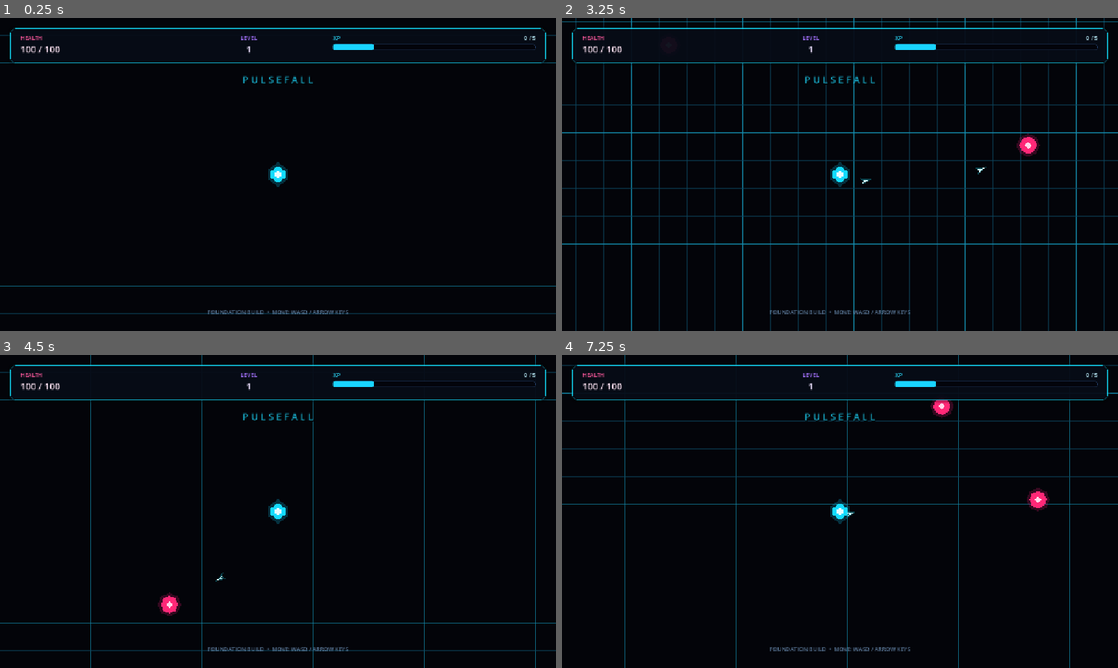
Above: before the commit, frames 1-4 (two rows, left to right).
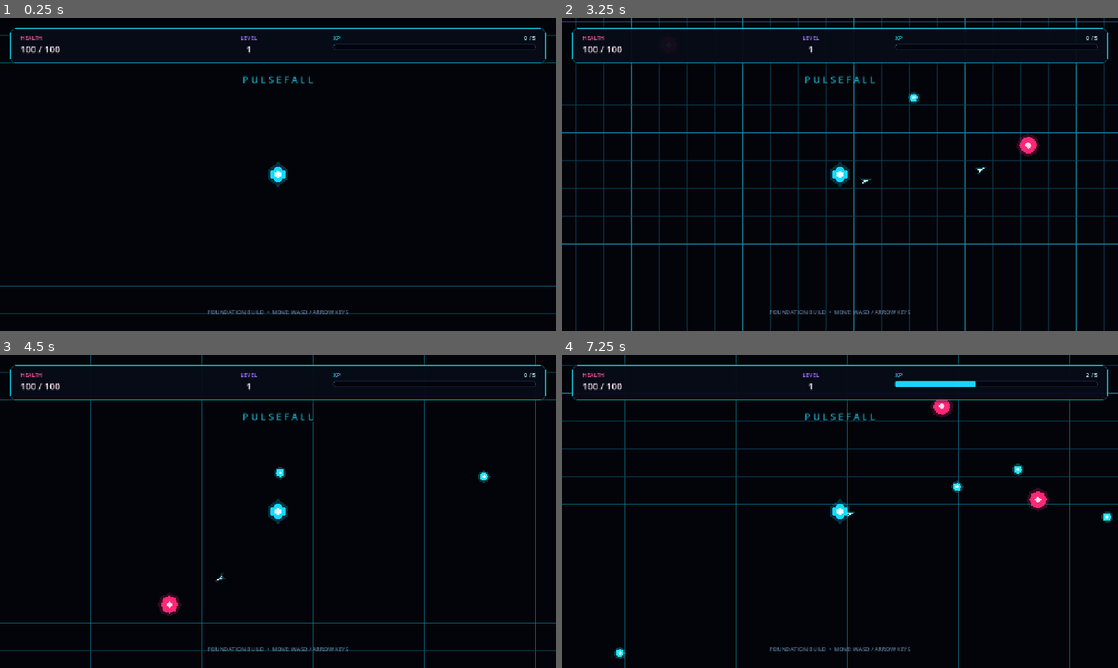
Above: after the commit, the same moments.

Repository: contrazap/Pulsefall
Game: Godot game, scene res://scenes/main.tscn
Same seed, same stepped clock (60 frames per second), same inputs: the game is played once before the commit and once after it.
Inputs:
- Up to frame 1 (0.25 s): no input
- Up to frame 2 (3.25 s): tap Enter at 0.5 s; hold D (move_right) 0.53-1.28 s; hold S (move_down) 1.28-2.03 s; hold D (move_right) 2.03-2.78 s; hold W (move_up) from 2.78 s (still down)
- Up to frame 3 (4.5 s): release W (move_up) at 3.53 s; hold A (move_left) from 3.53 s (still down)
- Up to frame 4 (7.25 s): release A (move_left) at 5.03 s; hold S (move_down) 5.03-5.78 s; hold D (move_right) 5.78-6.53 s; hold W (move_up) from 6.53 s (still down)

The runs differ from the first frame. In frame 1, 0.1% of the frame differs, in the area x 59-68%, y 8-11%; in frame 2, 0.2%; in frame 3, 0.3%; in frame 4, 0.4%, in the area x 9-99%, y 5-98%.

Commit message:
Complete F04 progression and plan F05 upgrades

Diff:
--- a/scenes/main.tscn
+++ b/scenes/main.tscn
@@ -1,10 +1,12 @@
-[gd_scene load_steps=9 format=3]
+[gd_scene load_steps=11 format=3]
 
 [ext_resource type="Script" path="res://scripts/arena_grid.gd" id="1_grid"]
 [ext_resource type="PackedScene" path="res://scenes/player.tscn" id="2_player"]
 [ext_resource type="PackedScene" path="res://scenes/enemy.tscn" id="3_enemy"]
 [ext_resource type="Script" path="res://scripts/enemy_spawner.gd" id="4_spawner"]
 [ext_resource type="Script" path="res://scripts/game_controller.gd" id="5_controller"]
+[ext_resource type="PackedScene" path="res://scenes/xp_coin.tscn" id="6_xp_coin"]
+[ext_resource type="Script" path="res://scripts/run_progression.gd" id="7_progression"]
 
 [sub_resource type="StyleBoxFlat" id="StyleBox_top_bar"]
 bg_color = Color(0.027, 0.047, 0.09, 0.92)
@@ -41,6 +43,10 @@
 
 [node name="Main" type="Node2D"]
 script = ExtResource("5_controller")
+xp_coin_scene = ExtResource("6_xp_coin")
+
+[node name="RunProgression" type="Node" parent="."]
+script = ExtResource("7_progression")
 
 [node name="ArenaBackground" type="ColorRect" parent="."]
 z_index = -100
@@ -83,6 +89,8 @@
 
 [node name="Projectiles" type="Node2D" parent="World"]
 
+[node name="XPCoins" type="Node2D" parent="World"]
+
 [node name="EnemySpawner" type="Node" parent="World"]
 script = ExtResource("4_spawner")
 enemy_scene = ExtResource("3_enemy")
@@ -206,7 +214,7 @@
 theme_override_styles/background = SubResource("StyleBox_xp_background")
 theme_override_styles/fill = SubResource("StyleBox_xp_fill")
 show_percentage = false
-value = 20.0
+max_value = 5.0
 
 [node name="DefeatOverlay" type="Control" parent="HUD"]
 process_mode = 3
--- /dev/null
+++ b/scenes/xp_coin.tscn
@@ -0,0 +1,19 @@
+[gd_scene load_steps=2 format=3]
+
+[ext_resource type="Script" path="res://scripts/xp_coin.gd" id="1_coin"]
+
+[node name="XPCoin" type="Node2D"]
+z_index = 2
+script = ExtResource("1_coin")
+
+[node name="OuterGlow" type="Polygon2D" parent="."]
+polygon = PackedVector2Array(0, -14, 10, -10, 14, 0, 10, 10, 0, 14, -10, 10, -14, 0, -10, -10)
+color = Color(0.15, 0.95, 1, 0.24)
+
+[node name="Body" type="Polygon2D" parent="."]
+polygon = PackedVector2Array(0, -9, 7, -7, 9, 0, 7, 7, 0, 9, -7, 7, -9, 0, -7, -7)
+color = Color(0.16, 0.9, 1, 1)
+
+[node name="Core" type="Polygon2D" parent="."]
+polygon = PackedVector2Array(0, -4, 4, 0, 0, 4, -4, 0)
+color = Color(0.9, 1, 1, 1)
--- a/scripts/enemy_spawner.gd
+++ b/scripts/enemy_spawner.gd
@@ -1,4 +1,6 @@
 extends Node
+
+signal enemy_spawned(enemy: Node2D)
 
 const NORMAL_ENEMY_GROUP: StringName = &"normal_enemies"
 
@@ -55,6 +57,7 @@
 		enemy.global_position = spawn_position
 	if enemy.has_method("set_target"):
 		enemy.call("set_target", _target)
+	enemy_spawned.emit(enemy)
 	return enemy
 
 
--- a/scripts/game_controller.gd
+++ b/scripts/game_controller.gd
@@ -1,24 +1,58 @@
 extends Node2D
+
+@export var xp_coin_scene: PackedScene
+@export_range(1, 500, 1) var maximum_active_xp_coins: int = 40
 
 var _player: Node
 var _health_label: Label
+var _level_label: Label
+var _xp_label: Label
+var _xp_bar: ProgressBar
 var _defeat_overlay: Control
+var _enemy_spawner: Node
+var _xp_coin_container: Node
+var _progression: Node
 var _defeated: bool = false
 
 
 func _ready() -> void:
 	_player = get_node_or_null("World/Player")
 	_health_label = get_node_or_null("HUD/Layout/TopBar/Margin/Stats/Health/Value") as Label
+	_level_label = get_node_or_null("HUD/Layout/TopBar/Margin/Stats/Level/Value") as Label
+	_xp_label = get_node_or_null("HUD/Layout/TopBar/Margin/Stats/XP/Heading/Value") as Label
+	_xp_bar = get_node_or_null("HUD/Layout/TopBar/Margin/Stats/XP/Bar") as ProgressBar
 	_defeat_overlay = get_node_or_null("HUD/DefeatOverlay") as Control
+	_enemy_spawner = get_node_or_null("World/EnemySpawner")
+	_xp_coin_container = get_node_or_null("World/XPCoins")
+	_progression = get_node_or_null("RunProgression")
 	var restart_button := get_node_or_null("HUD/DefeatOverlay/Center/Panel/Margin/Content/RestartButton") as Button
-	if _player == null or _health_label == null or _defeat_overlay == null or restart_button == null:
-		push_error("GameController requires the player, health HUD, defeat overlay, and restart button.")
+	if (
+		_player == null
+		or _health_label == null
+		or _level_label == null
+		or _xp_label == null
+		or _xp_bar == null
+		or _defeat_overlay == null
+		or _enemy_spawner == null
+		or _xp_coin_container == null
+		or _progression == null
+		or restart_button == null
+	):
+		push_error("GameController requires the player, progression, world containers, HUD, and defeat controls.")
 		return
 	_player.health_changed.connect(_on_player_health_changed)
 	_player.died.connect(_on_player_died)
+	_enemy_spawner.enemy_spawned.connect(_on_enemy_spawned)
+	_progression.progress_changed.connect(_on_progress_changed)
 	restart_button.pressed.connect(restart_run)
 	_defeat_overlay.hide()
 	_on_player_health_changed(_player.current_health, _player.maximum_health)
+	_on_progress_changed(
+		_progression.current_level,
+		_progression.current_xp,
+		_progression.get_required_xp(),
+		_progression.completed
+	)
 
 
 func _exit_tree() -> void:
@@ -35,6 +69,37 @@
 	return _defeated
 
 
+func create_xp_drop(world_position: Vector2, xp_value: int = 1) -> Node2D:
+	if xp_value <= 0 or xp_coin_scene == null or not is_instance_valid(_xp_coin_container):
+		return null
+
+	if get_active_xp_coin_count() >= maximum_active_xp_coins:
+		var merge_target := _find_xp_merge_target()
+		if merge_target != null:
+			merge_target.call("add_xp_value", xp_value)
+			return merge_target
+
+	var coin := xp_coin_scene.instantiate() as Node2D
+	if coin == null:
+		push_error("GameController's xp_coin_scene must instantiate a Node2D.")
+		return null
+	_xp_coin_container.add_child(coin)
+	coin.global_position = world_position
+	coin.call("configure", _player, xp_value)
+	coin.connect(&"collected", Callable(self, "_on_xp_coin_collected"))
+	return coin
+
+
+func get_active_xp_coin_count() -> int:
+	if not is_instance_valid(_xp_coin_container):
+		return 0
+	var active_count := 0
+	for child: Node in _xp_coin_container.get_children():
+		if is_instance_valid(child) and not child.is_queued_for_deletion():
+			active_count += 1
+	return active_count
+
+
 func _on_player_health_changed(current_health: int, maximum_health: int) -> void:
 	if is_instance_valid(_health_label):
 		_health_label.text = "%d / %d" % [current_health, maximum_health]
@@ -46,3 +111,41 @@
 	_defeated = true
 	_defeat_overlay.show()
 	get_tree().paused = true
+
+
+func _on_enemy_spawned(enemy: Node2D) -> void:
+	if not is_instance_valid(enemy) or not enemy.has_signal(&"died"):
+		return
+	enemy.connect(&"died", Callable(self, "_on_enemy_died"))
+
+
+func _on_enemy_died(enemy: Node) -> void:
+	if not enemy is Node2D:
+		return
+	create_xp_drop((enemy as Node2D).global_position, 1)
+
+
+func _on_xp_coin_collected(xp_value: int) -> void:
+	if is_instance_valid(_progression):
+		_progression.add_xp(xp_value)
+
+
+func _on_progress_changed(level: int, current_xp: int, required_xp: int, completed: bool) -> void:
+	if not is_instance_valid(_level_label) or not is_instance_valid(_xp_label) or not is_instance_valid(_xp_bar):
+		return
+	_level_label.text = str(level)
+	if completed:
+		_xp_label.text = "COMPLETE"
+		_xp_bar.max_value = 1.0
+		_xp_bar.value = 1.0
+		return
+	_xp_label.text = "%d / %d" % [current_xp, required_xp]
+	_xp_bar.max_value = float(required_xp)
+	_xp_bar.value = float(current_xp)
+
+
+func _find_xp_merge_target() -> Node2D:
+	for child: Node in _xp_coin_container.get_children():
+		if child is Node2D and is_instance_valid(child) and not child.is_queued_for_deletion():
+			return child as Node2D
+	return null
--- /dev/null
+++ b/scripts/run_progression.gd
@@ -0,0 +1,53 @@
+extends Node
+
+signal progress_changed(level: int, current_xp: int, required_xp: int, completed: bool)
+signal level_up(level: int)
+
+const XP_THRESHOLDS: Array[int] = [5, 9, 14, 20, 28]
+
+var current_level: int = 1
+var current_xp: int = 0
+var completed: bool = false
+var _threshold_index: int = 0
+
+
+func add_xp(amount: int) -> int:
+	if amount <= 0 or completed:
+		return 0
+
+	current_xp += amount
+	var levels_gained := 0
+	while _threshold_index < XP_THRESHOLDS.size():
+		var required_xp := XP_THRESHOLDS[_threshold_index]
+		if current_xp < required_xp:
+			break
+		current_xp -= required_xp
+		_threshold_index += 1
+		current_level += 1
+		levels_gained += 1
+		level_up.emit(current_level)
+
+	if _threshold_index >= XP_THRESHOLDS.size():
+		completed = true
+		current_xp = 0
+
+	progress_changed.emit(current_level, current_xp, get_required_xp(), completed)
+	return levels_gained
+
+
+func reset_progression() -> void:
+	current_level = 1
+	current_xp = 0
+	completed = false
+	_threshold_index = 0
+	progress_changed.emit(current_level, current_xp, get_required_xp(), completed)
+
+
+func get_required_xp() -> int:
+	if completed or _threshold_index >= XP_THRESHOLDS.size():
+		return 0
+	return XP_THRESHOLDS[_threshold_index]
+
+
+func get_thresholds() -> Array[int]:
+	return XP_THRESHOLDS.duplicate()
--- /dev/null
+++ b/scripts/xp_coin.gd
@@ -0,0 +1,57 @@
+extends Node2D
+
+signal collected(xp_value: int)
+
+@export_range(1, 10000, 1) var xp_value: int = 1
+@export_range(1.0, 1024.0, 1.0) var attraction_radius: float = 150.0
+@export_range(1.0, 256.0, 1.0) var collection_radius: float = 28.0
+@export_range(1.0, 2000.0, 1.0) var movement_speed: float = 420.0
+
+var target: Node2D
+var _collected: bool = false
+
+
+func _physics_process(delta: float) -> void:
+	if _collected or not _has_valid_target():
+		return
+	var distance := global_position.distance_to(target.global_position)
+	if distance <= collection_radius:
+		collect()
+		return
+	if distance > attraction_radius:
+		return
+	var travel_distance := minf(movement_speed * delta, distance)
+	global_position += global_position.direction_to(target.global_position) * travel_distance
+	if global_position.distance_to(target.global_position) <= collection_radius:
+		collect()
+
+
+func configure(next_target: Node2D, value: int = 1) -> void:
+	target = next_target
+	xp_value = maxi(value, 1)
+
+
+func add_xp_value(amount: int) -> void:
+	if amount > 0 and not _collected:
+		xp_value += amount
+
+
+func collect() -> bool:
+	if _collected or xp_value <= 0:
+		return false
+	_collected = true
+	collected.emit(xp_value)
+	queue_free()
+	return true
+
+
+func is_collected() -> bool:
+	return _collected
+
+
+func _has_valid_target() -> bool:
+	if not is_instance_valid(target):
+		return false
+	if target.has_method("is_alive") and not target.call("is_alive"):
+		return false
+	return true
--- /dev/null
+++ b/tests/verify_f04.gd
@@ -0,0 +1,231 @@
+extends SceneTree
+
+var _observed_level_ups: Array[int] = []
+var _observed_collections: Array[int] = []
+
+
+func _initialize() -> void:
+	call_deferred("_run_verification")
+
+
+func _run_verification() -> void:
+	var failures: Array[String] = []
+	await _verify_progression(failures)
+	await _verify_xp_coin(failures)
+	await _verify_main_integration_cap_pause_and_restart(failures)
+
+	if failures.is_empty():
+		print("F04 verification passed: bounded XP drops, collection, five-level progression, HUD, pause, and restart are configured.")
+		quit(0)
+		return
+
+	paused = false
+	for failure: String in failures:
+		push_error(failure)
+	quit(1)
+
+
+func _verify_progression(failures: Array[String]) -> void:
+	var progression_script := load("res://scripts/run_progression.gd") as Script
+	if progression_script == null:
+		failures.append("The run progression script could not be loaded.")
+		return
+	var progression := progression_script.new() as Node
+	root.add_child(progression)
+	progression.level_up.connect(_record_level_up)
+	_observed_level_ups.clear()
+
+	if progression.get_thresholds() != [5, 9, 14, 20, 28]:
+		failures.append("Run progression does not expose exactly the five required XP thresholds.")
+	if progression.current_level != 1 or progression.current_xp != 0 or progression.get_required_xp() != 5:
+		failures.append("Run progression does not start at level 1 with 0 / 5 XP.")
+	if progression.add_xp(30) != 3:
+		failures.append("One XP award did not cross every eligible threshold.")
+	if progression.current_level != 4 or progression.current_xp != 2 or progression.get_required_xp() != 20:
+		failures.append("Threshold carry-over was not preserved after a multi-level XP award.")
+	if _observed_level_ups != [2, 3, 4]:
+		failures.append("Multi-level XP did not emit one ordered event per crossed threshold.")
+
+	progression.add_xp(46)
+	if not progression.completed or progression.current_level != 6 or progression.current_xp != 0:
+		failures.append("Progression did not stop in a clear completed level-6 state after threshold five.")
+	if progression.get_required_xp() != 0 or _observed_level_ups != [2, 3, 4, 5, 6]:
+		failures.append("Completion did not consume exactly five thresholds and five level-up events.")
+	if progression.add_xp(999) != 0 or progression.current_level != 6 or _observed_level_ups.size() != 5:
+		failures.append("XP after completion created additional progress or a sixth level-up event.")
+
+	progression.reset_progression()
+	if progression.current_level != 1 or progression.current_xp != 0 or progression.completed:
+		failures.append("Progression reset did not restore a clean finite run.")
+	progression.free()
+
+
+func _verify_xp_coin(failures: Array[String]) -> void:
+	var coin_scene := load("res://scenes/xp_coin.tscn") as PackedScene
+	var player_scene := load("res://scenes/player.tscn") as PackedScene
+	if coin_scene == null or player_scene == null:
+		failures.append("The XP coin or player scene could not be loaded for focused verification.")
+		return
+	var player := player_scene.instantiate() as CharacterBody2D
+	var coin := coin_scene.instantiate() as Node2D
+	root.add_child(player)
+	root.add_child(coin)
+	player.global_position = Vector2.ZERO
+	coin.global_position = Vector2(100.0, 0.0)
+	coin.configure(player, 3)
+	_observed_collections.clear()
+	coin.collected.connect(_record_collection)
+	await process_frame
+
+	if coin.xp_value != 3 or coin.attraction_radius <= 0.0 or coin.collection_radius <= 0.0 or coin.movement_speed <= 0.0:
+		failures.append("The XP coin lacks positive centralized value, attraction, collection, or speed tuning.")
+	if coin.get_node_or_null("Body") == null:
+		failures.append("The XP coin does not have a visible repository-native geometric body.")
+	var distance_before: float = coin.global_position.distance_to(player.global_position)
+	coin._physics_process(0.1)
+	var distance_after: float = coin.global_position.distance_to(player.global_position)
+	if distance_after >= distance_before:
+		failures.append("A coin inside its attraction radius did not move toward the living player.")
+	coin.global_position = Vector2(coin.attraction_radius + 20.0, 0.0)
+	var outside_position: Vector2 = coin.global_position
+	coin._physics_process(0.1)
+	if not coin.global_position.is_equal_approx(outside_position):
+		failures.append("A coin moved while outside its centralized attraction radius.")
+
+	coin.global_position = player.global_position
+	if not coin.collect() or coin.collect():
+		failures.append("XP coin collection is not idempotent.")
+	if _observed_collections != [3] or not coin.is_queued_for_deletion():
+		failures.append("XP coin collection did not award its full value exactly once and remove the coin.")
+	player.free()
+	await process_frame
+
+
+func _verify_main_integration_cap_pause_and_restart(failures: Array[String]) -> void:
+	var packed_scene := load("res://scenes/main.tscn") as PackedScene
+	if packed_scene == null:
+		failures.append("The main scene could not be loaded for F04 integration verification.")
+		return
+	var main := packed_scene.instantiate()
+	root.add_child(main)
+	current_scene = main
+	await process_frame
+
+	var player := main.get_node_or_null("World/Player") as CharacterBody2D
+	var enemies := main.get_node_or_null("World/Enemies")
+	var projectiles := main.get_node_or_null("World/Projectiles")
+	var coins := main.get_node_or_null("World/XPCoins")
+	var spawner := main.get_node_or_null("World/EnemySpawner")
+	var progression := main.get_node_or_null("RunProgression")
+	var spawn_timer := main.get_node_or_null("World/EnemySpawner/SpawnTimer") as Timer
+	var fire_timer := main.get_node_or_null("World/Player/AutoWeapon/FireTimer") as Timer
+	var level_label := main.get_node_or_null("HUD/Layout/TopBar/Margin/Stats/Level/Value") as Label
+	var xp_label := main.get_node_or_null("HUD/Layout/TopBar/Margin/Stats/XP/Heading/Value") as Label
+	var xp_bar := main.get_node_or_null("HUD/Layout/TopBar/Margin/Stats/XP/Bar") as ProgressBar
+	if (
+		player == null
+		or enemies == null
+		or projectiles == null
+		or coins == null
+		or spawner == null
+		or progression == null
+		or level_label == null
+		or xp_label == null
+		or xp_bar == null
+	):
+		failures.append("The main scene is missing an F04 progression, coin, or HUD integration node.")
+		main.free()
+		return
+	spawn_timer.stop()
+	fire_timer.stop()
+	if level_label.text != "1" or xp_label.text != "0 / 5" or xp_bar.max_value != 5.0 or xp_bar.value != 0.0:
+		failures.append("The live progression HUD does not initialize to level 1 and 0 / 5 XP.")
+
+	var enemy := spawner.spawn_enemy() as Node2D
+	if enemy == null:
+		failures.append("The spawner could not create an enemy for XP drop integration.")
+	else:
+		enemy.global_position = Vector2(360.0, 180.0)
+		var death_position: Vector2 = enemy.global_position
+		enemy.take_damage(enemy.maximum_health)
+		if main.get_active_xp_coin_count() != 1:
+			failures.append("A normal enemy combat death did not create exactly one XP coin.")
+		elif not (coins.get_child(0) as Node2D).global_position.is_equal_approx(death_position):
+			failures.append("The XP coin was not dropped at the defeated enemy's position.")
+	await process_frame
+	var count_before_cleanup: int = main.get_active_xp_coin_count()
+	var cleanup_enemy := spawner.spawn_enemy() as Node2D
+	if cleanup_enemy != null:
+		cleanup_enemy.free()
+	await process_frame
+	if main.get_active_xp_coin_count() != count_before_cleanup:
+		failures.append("Freeing an enemy for cleanup created an XP drop without a combat death.")
+
+	main.maximum_active_xp_coins = 3
+	main.create_xp_drop(Vector2(500.0, 0.0), 2)
+	main.create_xp_drop(Vector2(550.0, 0.0), 2)
+	main.create_xp_drop(Vector2(600.0, 0.0), 3)
+	if main.get_active_xp_coin_count() != 3:
+		failures.append("The centralized XP coin population cap was not enforced.")
+	var uncollected_xp := 0
+	for child: Node in coins.get_children():
+		if not child.is_queued_for_deletion():
+			uncollected_xp += child.xp_value
+	if uncollected_xp != 8:
+		failures.append("Creating a drop at the coin cap did not preserve all uncollected XP by merging.")
+
+	var collected_coin := coins.get_child(0) as Node2D
+	var collected_value: int = collected_coin.xp_value
+	collected_coin.global_position = player.global_position
+	collected_coin._physics_process(0.0)
+	if progression.current_xp != collected_value:
+		failures.append("Coin collection did not route the coin's full value into run progression.")
+	if xp_label.text != "%d / 5" % collected_value or xp_bar.value != float(collected_value):
+		failures.append("Coin collection did not update the XP HUD immediately.")
+	await process_frame
+
+	progression.reset_progression()
+	progression.add_xp(76)
+	if level_label.text != "6" or xp_label.text != "COMPLETE" or xp_bar.value != xp_bar.max_value:
+		failures.append("The HUD does not show a clear completed state after the fifth threshold.")
+	progression.add_xp(10)
+	if level_label.text != "6" or xp_label.text != "COMPLETE":
+		failures.append("The completed HUD changed after additional XP.")
+
+	var paused_coin := main.create_xp_drop(player.global_position + Vector2(100.0, 0.0), 1) as Node2D
+	var paused_coin_position: Vector2 = paused_coin.global_position
+	player.clear_invulnerability()
+	player.take_damage(player.maximum_health)
+	if not main.is_defeated() or not paused or paused_coin.can_process():
+		failures.append("Defeat did not pause the run and XP coin processing.")
+	await process_frame
+	if not paused_coin.global_position.is_equal_approx(paused_coin_position):
+		failures.append("An XP coin continued attraction movement during paused defeat.")
+
+	main.restart_run()
+	await process_frame
+	await process_frame
+	var restarted_main := current_scene
+	if restarted_main == null or restarted_main == main:
+		failures.append("F04 restart did not reload a new main scene instance.")
+		return
+	var restarted_progression := restarted_main.get_node_or_null("RunProgression")
+	var restarted_coins := restarted_main.get_node_or_null("World/XPCoins")
+	var restarted_enemies := restarted_main.get_node_or_null("World/Enemies")
+	var restarted_projectiles := restarted_main.get_node_or_null("World/Projectiles")
+	var restarted_level := restarted_main.get_node_or_null("HUD/Layout/TopBar/Margin/Stats/Level/Value") as Label
+	var restarted_xp := restarted_main.get_node_or_null("HUD/Layout/TopBar/Margin/Stats/XP/Heading/Value") as Label
+	if paused or restarted_progression.current_level != 1 or restarted_progression.current_xp != 0 or restarted_progression.completed:
+		failures.append("Restart retained pause or progression state from the prior run.")
+	if restarted_level.text != "1" or restarted_xp.text != "0 / 5":
+		failures.append("Restart did not restore the initial level and XP HUD.")
+	if restarted_coins.get_child_count() != 0 or restarted_enemies.get_child_count() != 0 or restarted_projectiles.get_child_count() != 0:
+		failures.append("Restart retained enemies, projectiles, or XP coins from the prior run.")
+
+
+func _record_level_up(level: int) -> void:
+	_observed_level_ups.append(level)
+
+
+func _record_collection(xp_value: int) -> void:
+	_observed_collections.append(xp_value)
Not shown, added: scripts/run_progression.gd.uid
Not shown, added: scripts/xp_coin.gd.uid
Not shown, added: tests/verify_f04.gd.uid
Not shown, changed: PROGRESS.md
Not shown, added: plans/F04_xp_coins_five_level_progression.md
Not shown, added: plans/F05_upgrade_choice_ui_stat_upgrades.md
